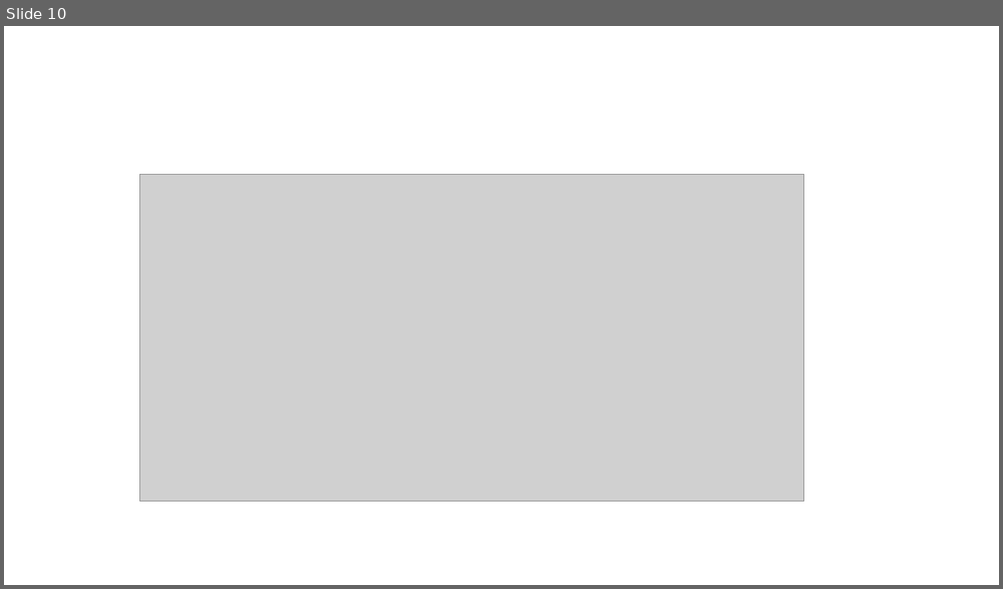
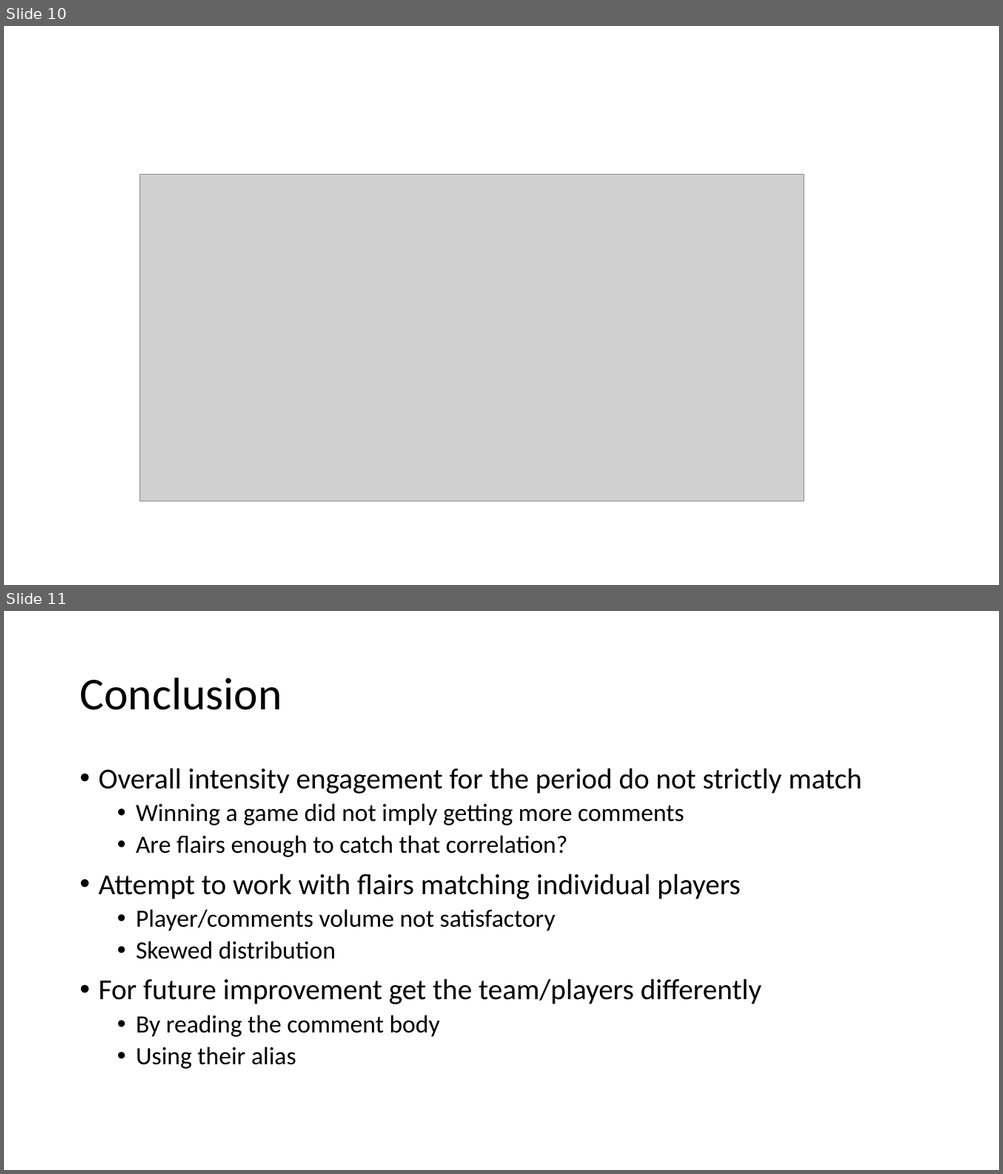
Before and after one commit to mekjr1/fproject, a slide deck: Data Science in Practice.pptx. Shown one above the other, each under a label of ours: slide 10 before the commit, slides 10 and 11 after it. The pictures are 1003x589 and 1003x1174 pixels, drawn with LibreOffice and Linux fonts; fonts in the diff are those of the drawing; grey boxes stand for pictures. Boxes give left, top, right and bottom in pixels: in the first picture for what was removed or moved away, otherwise in the second. Text is boxed around its words. In the diff, an @@ line names an element or a change of style, - is before the commit and + after.

```diff
--- a/Data Science in Practice.pptx
+++ b/Data Science in Practice.pptx
@@ slide 11 added at [4, 611, 999, 1170], background #FFFFFF @@
@@ title added at [79, 678, 282, 710], 44 pt, text #000000 @@
+Conclusion
@@ text added at [99, 768, 862, 1069], 24 pt, text #000000 @@
+• Overall intensity engagement for the period do not strictly match
+  • Winning a game did not imply getting more comments
+  • Are flairs enough to catch that correlation?
+• Attempt to work with flairs matching individual players
+  • Player/comments volume not satisfactory
+  • Skewed distribution
+• For future improvement get the team/players differently
+  • By reading the comment body
+  • Using their alias
```
Also in this commit, not shown: 1 other slide added, 1 slide removed.
